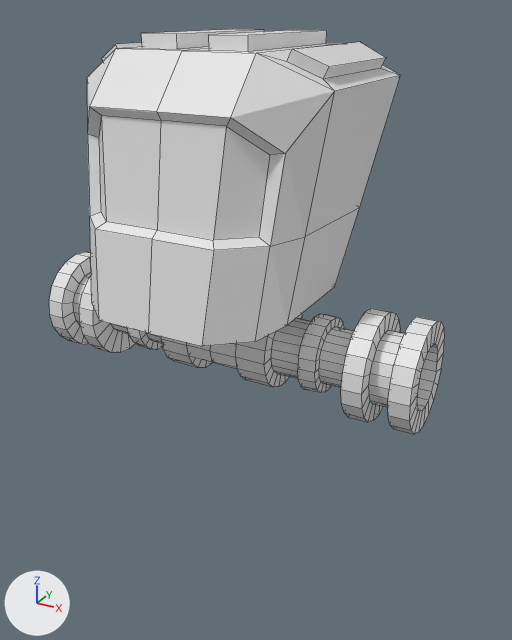
The Blender file CharacterCreator/Mech_02Body.blend, before and after one commit.
Camera for both pictures: a camera (50 mm lens) standing at (3.11, -5.2, 1.28) and looking at (0.0, 0.45, -1.54). The lights are fixed; the arrows at lower left show +X, +Y and +Z. Mesh edges are drawn as thin lines.
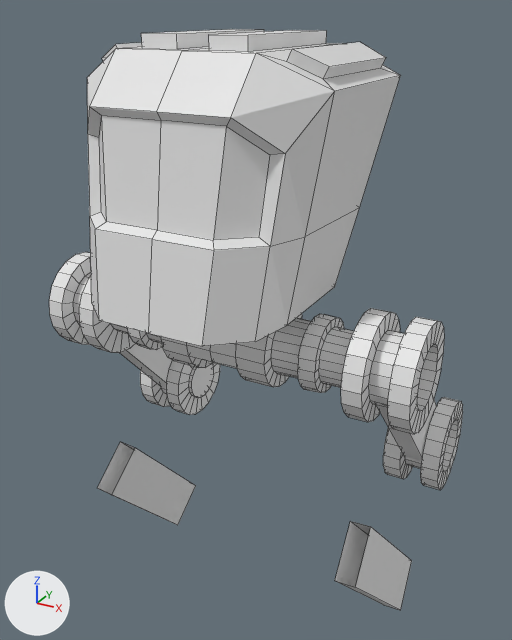
Commit message: Mech Legs

Where the change shows, as pixel boxes [x1, y1, x2, y2] in the pictures (512 x 640 px):
'Cube.003', added
    after: [97, 442, 412, 610]
'Cylinder.001', added
    after: [140, 360, 463, 490]
'Cube.002', added
    after: [120, 343, 436, 461]

Edits to the bpy script that builds the scene:
```text
Add me_cube_003:
    me_cube_003.from_pydata([(-1.0, -1.0, -1.0), (-1.0, -1.0, 1.0), (-1.0, 1.0, -1.0), (-1.0, 1.0, 1.0), (1.0, -1.0, -1.0), (1.0, -1.0, 1.0), (1.0, 1.0, -1.0), (1.0, 1.0, 1.0)], [], [(0, 1, 3, 2), (2, 3, 7, 6), (6, 7, 5, 4), (4, 5, 1, 0), (2, 6, 4, 0)])
Add me_cylinder_002:
    me_cylinder_002.from_pydata(...)  # 200 vertices, 182 faces; spans x 1.099..1.65, y 0.76..1.617, z -1.698..-0.846
Add ob_cube_003:
    ob_cube_003 = bpy.data.objects.new('Cube.003', me_cube_003)
    ob_cube_003.location = (1.46, 0.42, -4.05)
    ob_cube_003.rotation_euler = (0.747, -0.0786, 0.0)  # degrees (43, -4.5, 0)
    ob_cube_003.scale = (0.103, 0.278, 0.96)
    _m = ob_cube_003.modifiers.new('Mirror', 'MIRROR')
    _m.mirror_object = ob_cylinder
Add ob_cylinder_001:
    ob_cylinder_001 = bpy.data.objects.new('Cylinder.001', me_cylinder_002)
    ob_cylinder_001.location = (0.01, -0.02, -1.5)
    ob_cylinder_001.scale = (1.12, 1.12, 1.12)
    _m = ob_cylinder_001.modifiers.new('Mirror', 'MIRROR')
    _m.use_clip = True
Add ob_cube_002:
    ob_cube_002 = bpy.data.objects.new('Cube.002', me_cube_003.copy())
    ob_cube_002.location = (1.57, 0.65, -2.21)
    ob_cube_002.rotation_euler = (0.747, 0.0, 0.0)  # degrees (43, 0, 0)
    ob_cube_002.scale = (0.103, 0.278, 0.96)
    _m = ob_cube_002.modifiers.new('Mirror', 'MIRROR')
    _m.mirror_object = ob_cylinder
```
